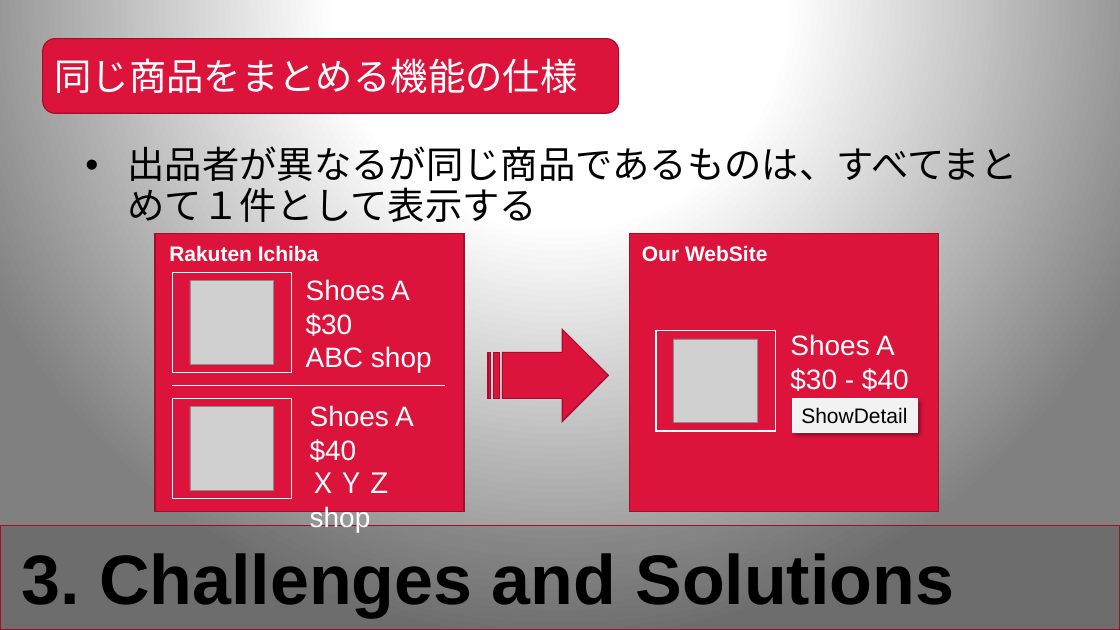
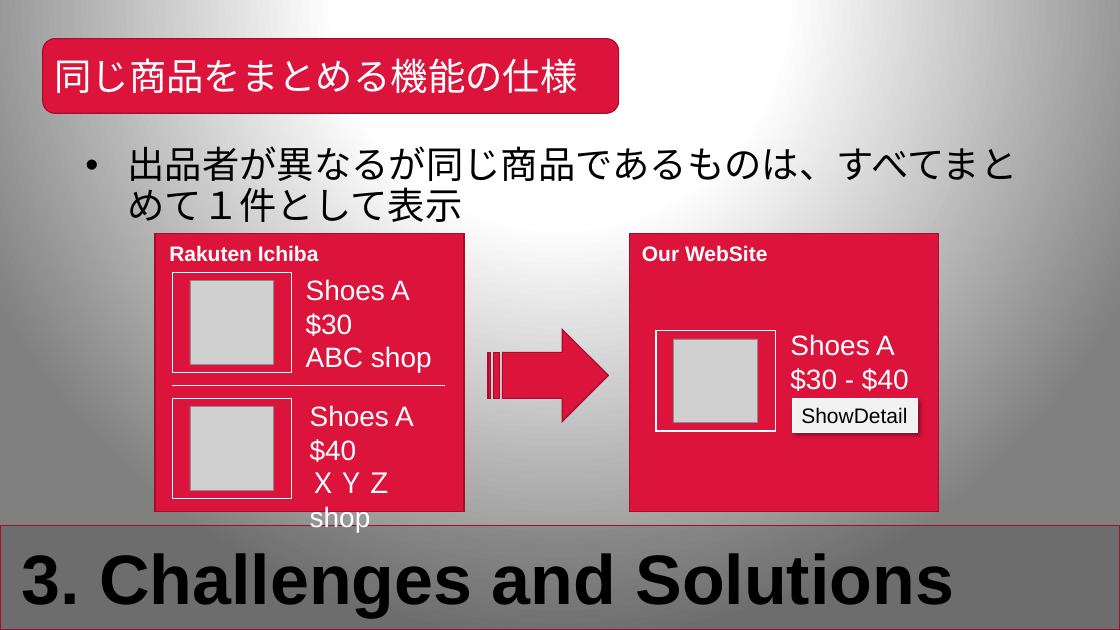
Before and after one commit to KNobuki/Rakuten_fashion, a slide deck: slide 10 of presentation/Presentation.pptx. Drawn at 1120x630 pixels with LibreOffice and Linux fonts; fonts in the diff are those of the drawing; grey boxes stand for pictures. Boxes give left, top, right and bottom in pixels: in the first picture for what was removed or moved away, otherwise in the second. Text is boxed around its words. In the diff, an @@ line names an element or a change of style, - is before the commit and + after.

```diff
--- a/presentation/Presentation.pptx
+++ b/presentation/Presentation.pptx
@@ text at [127,140,1017,222]: text changed @@
-• 出品者が異なるが同じ商品であるものは、すべてまとめて１件として表示する
+• 出品者が異なるが同じ商品であるものは、すべてまとめて１件として表示
```
Also in this commit, not shown: 3 other slides changed, 2 other files.
